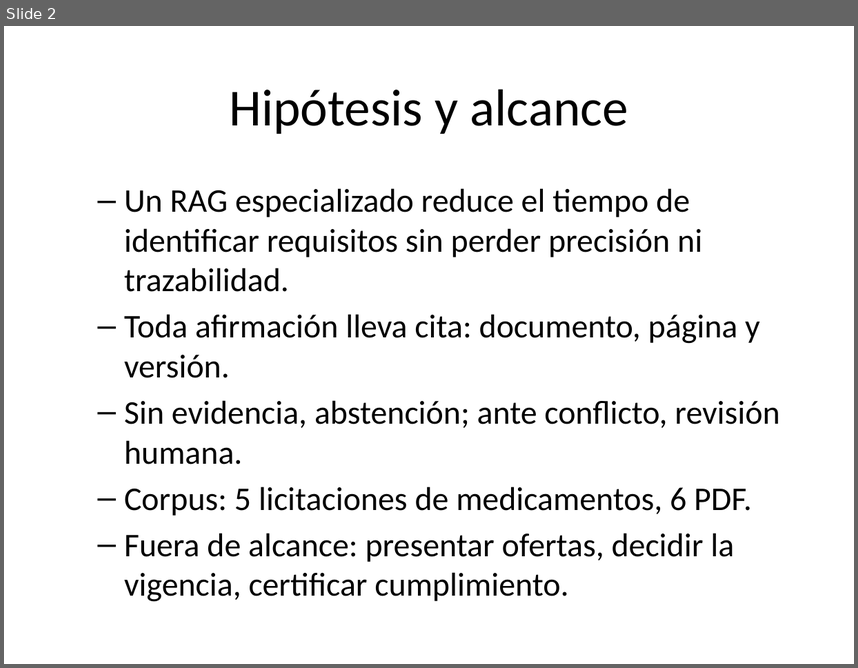
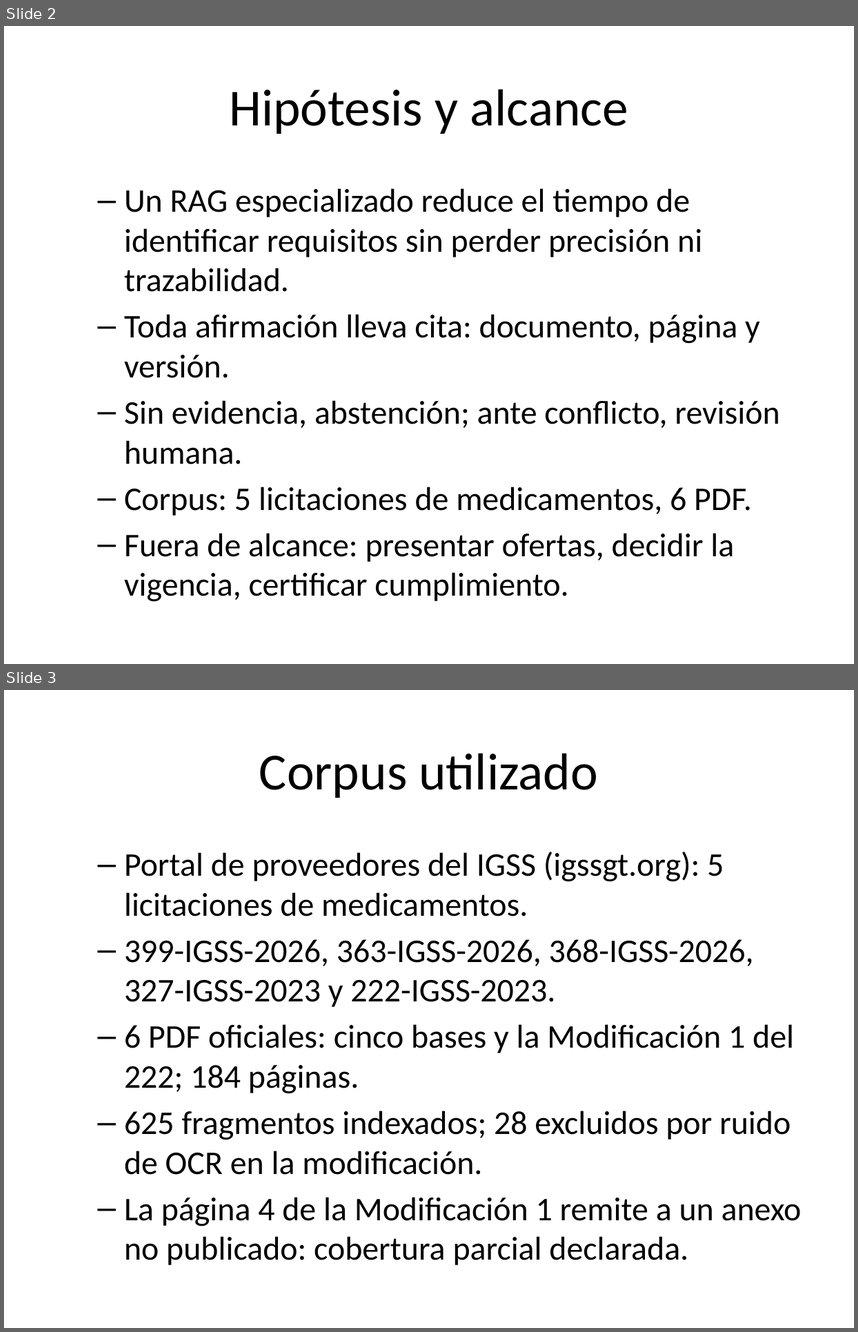
Before and after one commit to donmatthiuz/NLP, a slide deck: docs/presentacion/Diapositivas.pptx. Shown one above the other, each under a label of ours: slide 2 before the commit, slides 2 and 3 after it. The pictures are 858x668 and 858x1332 pixels, drawn with LibreOffice and Linux fonts; fonts in the diff are those of the drawing. Boxes give left, top, right and bottom in pixels: in the first picture for what was removed or moved away, otherwise in the second. Text is boxed around its words. In the diff, an @@ line names an element or a change of style, - is before the commit and + after.

```diff
--- a/docs/presentacion/Diapositivas.pptx
+++ b/docs/presentacion/Diapositivas.pptx
@@ slide 3 added at [4,690,854,1328], background #FFFFFF @@
@@ title added at [259,753,598,798], 44 pt, text #000000 @@
+Corpus utilizado
@@ text added at [124,851,802,1265], 28 pt, text #000000 @@
+  – Portal de proveedores del IGSS (igssgt.org): 5 licitaciones de medicamentos.
+  – 399-IGSS-2026, 363-IGSS-2026, 368-IGSS-2026, 327-IGSS-2023 y 222-IGSS-2023.
+  – 6 PDF oficiales: cinco bases y la Modificación 1 del 222; 184 páginas.
+  – 625 fragmentos indexados; 28 excluidos por ruido de OCR en la modificación.
+  – La página 4 de la Modificación 1 remite a un anexo no publicado: cobertura parcial declarada.
```
Also in this commit, not shown: 1 slide changed, 6 other slides added, 1 slide removed, 3 other files.
